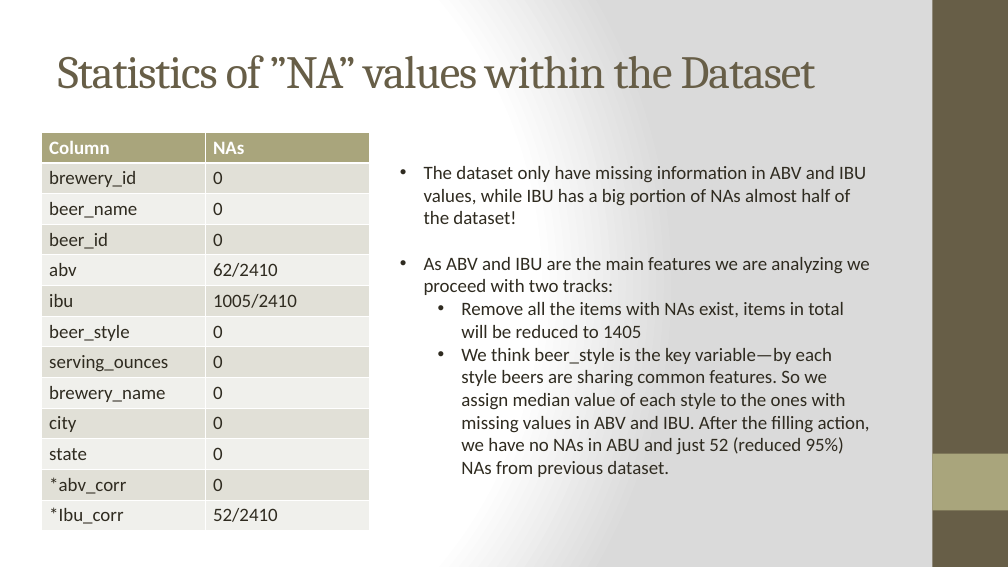
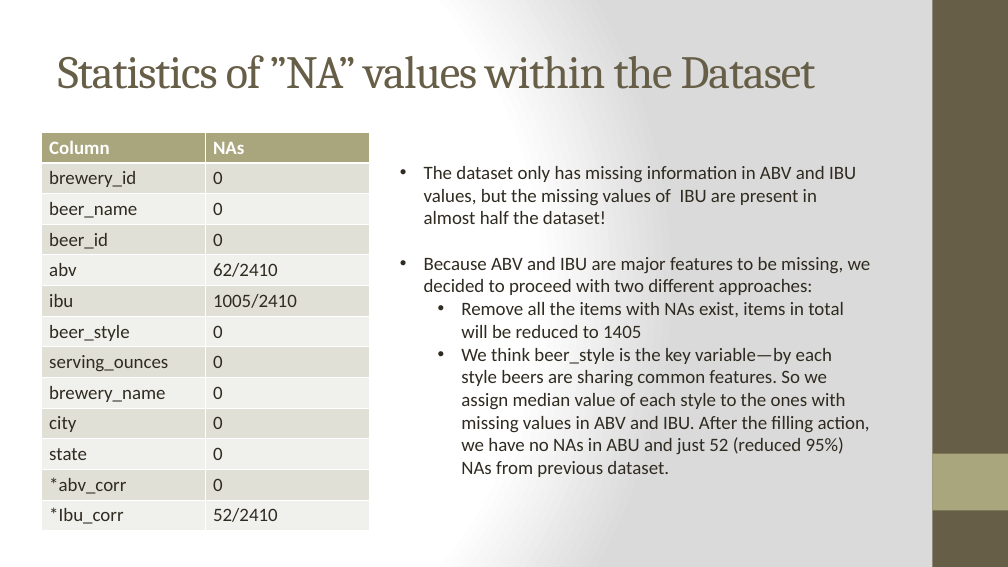
Before and after one commit to bstephan-smu/DDS-project1, a slide deck: slide 5 of Project Presentation_upd1025_new.pptx. Drawn at 1008x567 pixels with LibreOffice and Linux fonts; fonts in the diff are those of the drawing. Boxes give left, top, right and bottom in pixels: in the first picture for what was removed or moved away, otherwise in the second. Text is boxed around its words. In the diff, an @@ line names an element or a change of style, - is before the commit and + after.

```diff
--- a/Project Presentation_upd1025_new.pptx
+++ b/Project Presentation_upd1025_new.pptx
@@ text at [424, 166, 871, 295]: text changed @@
-• The dataset only have missing information in ABV and IBU values, while IBU has a big portion of NAs almost half of the dataset!
-• As ABV and IBU are the main features we are analyzing we proceed with two tracks:
+• The dataset only has missing information in ABV and IBU values, but the missing values of IBU are present in almost half the dataset!
+• Because ABV and IBU are major features to be missing, we decided to proceed with two different approaches:
```
Also in this commit, not shown: 10 other slides changed.
